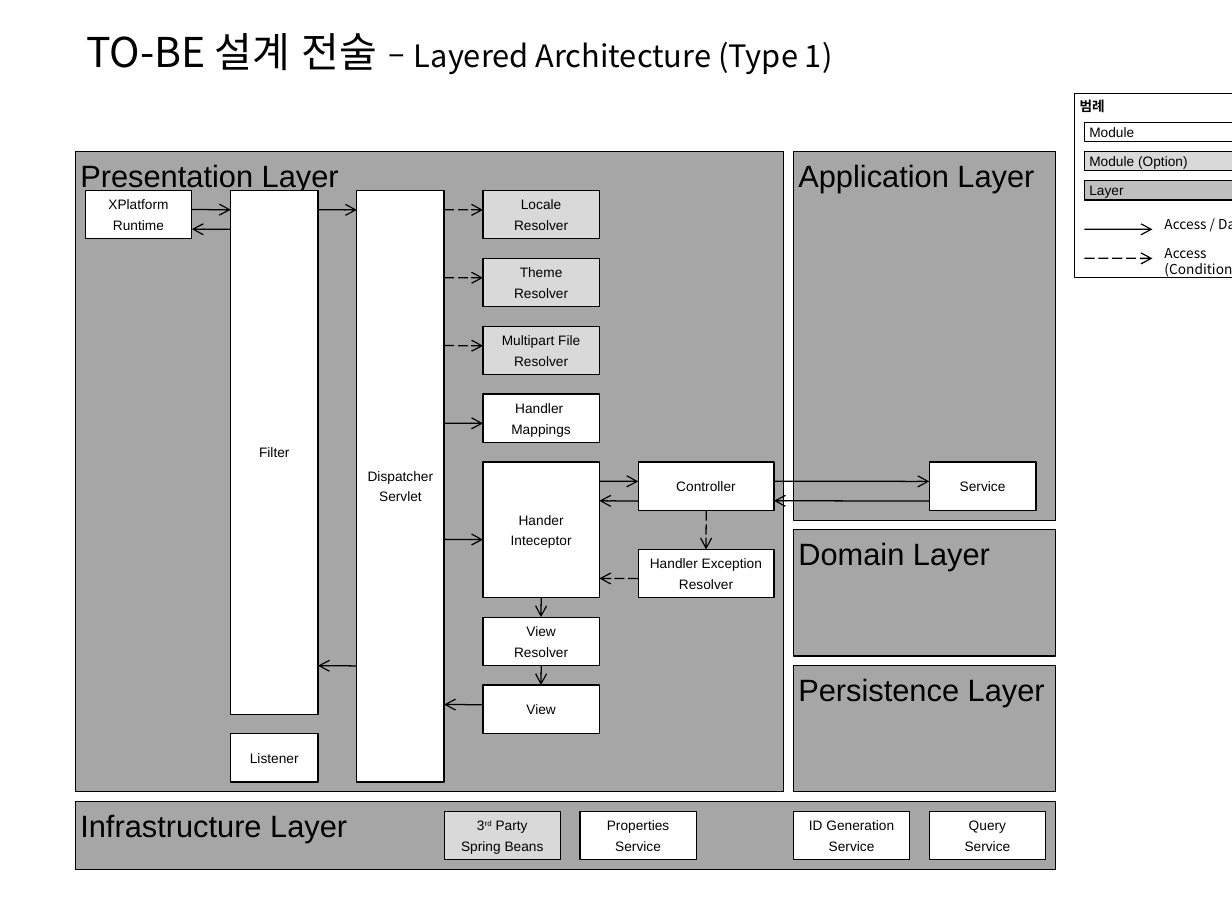
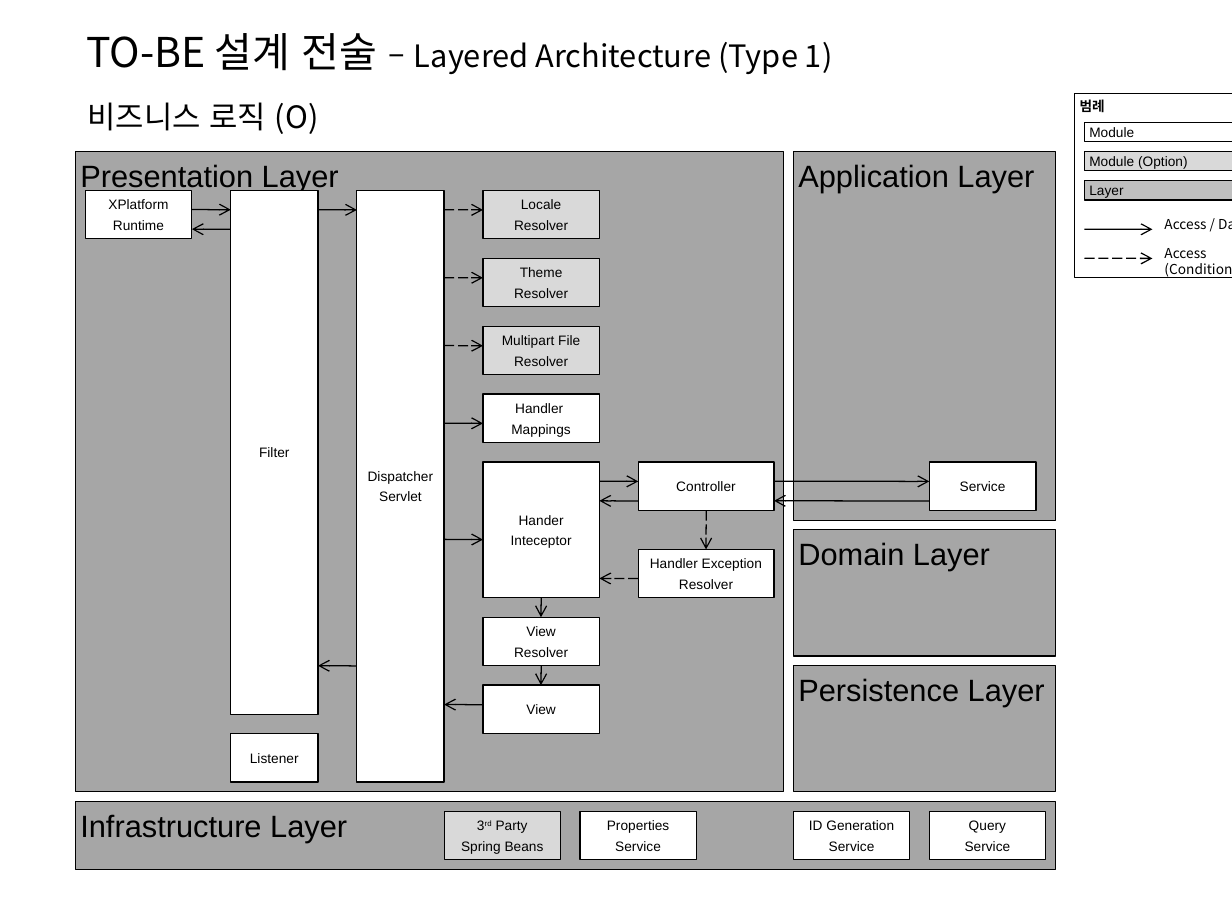
Before and after one commit to kwbaek/codelabor, a slide deck: slide 2 of documentation/0 architecture/design/TO-BE 설계 전술 (Layered Architecture).pptx. Drawn at 1232x924 pixels with LibreOffice and Linux fonts; fonts in the diff are those of the drawing. Boxes give left, top, right and bottom in pixels: in the first picture for what was removed or moved away, otherwise in the second. Text is boxed around its words. In the diff, an @@ line names an element or a change of style, - is before the commit and + after.

```diff
--- a/documentation/0 architecture/design/TO-BE 설계 전술 (Layered Architecture).pptx
+++ b/documentation/0 architecture/design/TO-BE 설계 전술 (Layered Architecture).pptx
@@ text added at bbox=[88, 102, 319, 134], 18 pt, text #000000 @@
+비즈니스 로직 (O)
```
Also in this commit, not shown: 6 other slides changed, 2 slides added, 3 other files.
